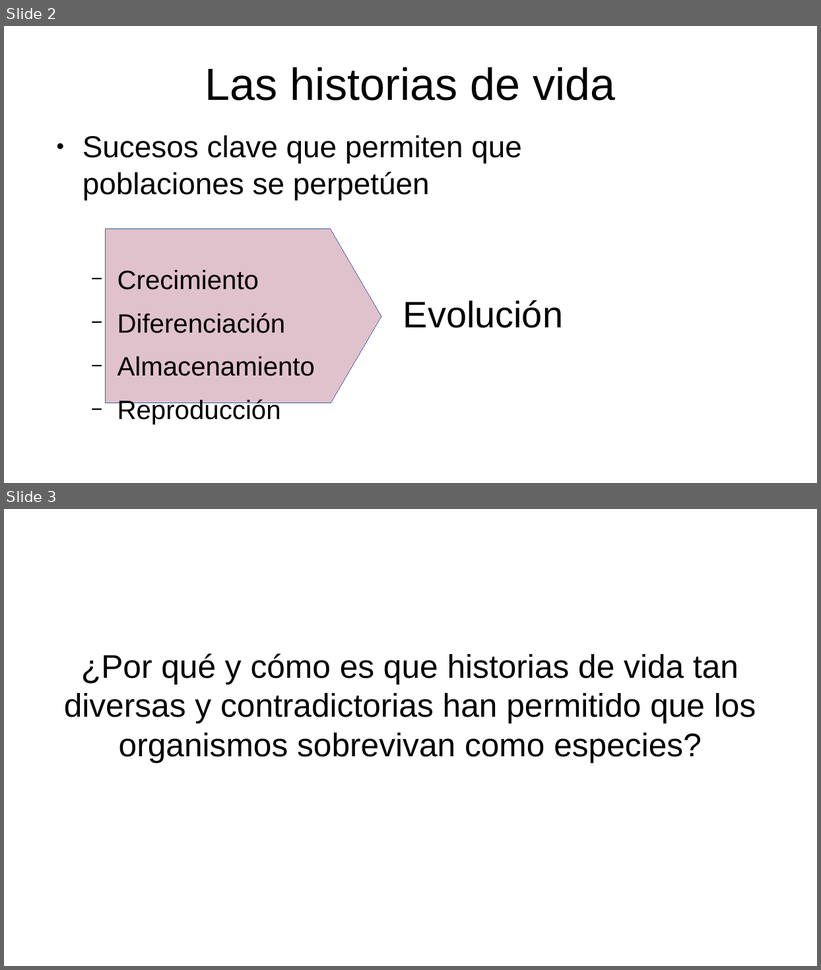
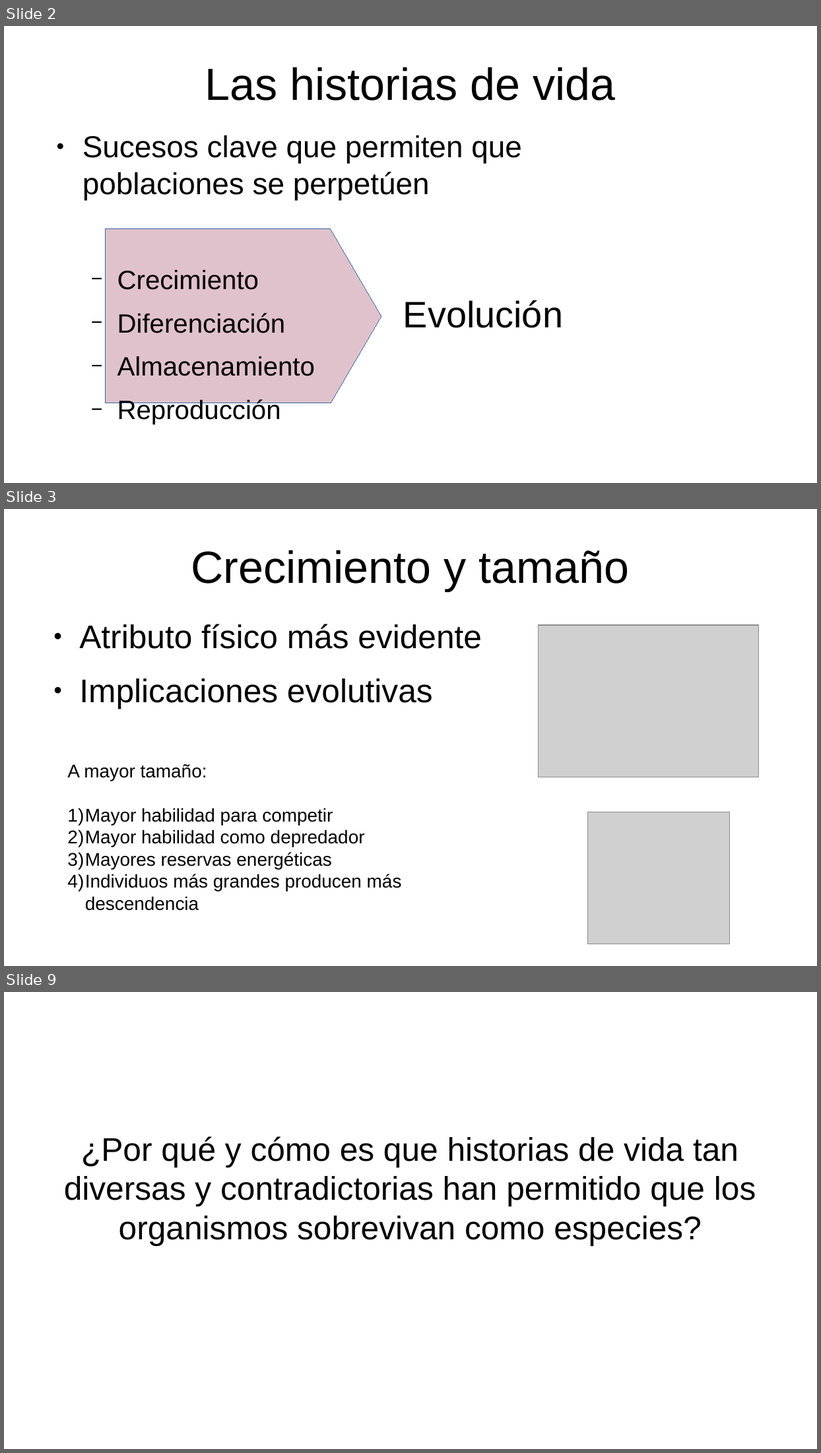
Before and after one commit to gerardommc/Ecologia-poblaciones, a slide deck: Unidad-3/Componentes-historia.odp. Shown one above the other, each under a label of ours: slides 2 and 3 before the commit, slides 2, 3 and 9 after it; the slides between them are not shown. The pictures are 821x970 and 821x1453 pixels, drawn with LibreOffice and Linux fonts; fonts in the diff are those of the drawing; grey boxes stand for pictures. Boxes give left, top, right and bottom in pixels: in the first picture for what was removed or moved away, otherwise in the second. Text is boxed around its words. In the diff, an @@ line names an element or a change of style, - is before the commit and + after.

```diff
--- a/Unidad-3/Componentes-historia.odp
+++ b/Unidad-3/Componentes-historia.odp
@@ slide 3 added at box(4, 509, 817, 966), background #FFFFFF @@
@@ title added at box(191, 550, 630, 591), 44 pt, text #000000 @@
+Crecimiento y tamaño
@@ text added at box(79, 624, 482, 708), 32 pt, text #000000 @@
+● Atributo físico más evidente
+● Implicaciones evolutivas
@@ picture added at box(539, 625, 760, 777) @@
@@ text added at box(67, 764, 402, 911), 18 pt, text #000000 @@
+A mayor tamaño:
+1) Mayor habilidad para competir
+2) Mayor habilidad como depredador
+3) Mayores reservas energéticas
+4) Individuos más grandes producen más descendencia
@@ picture added at box(587, 812, 730, 945) @@
@@ what was slide 3 is now slide 9 @@
```
Also in this commit, not shown: 5 other slides added, 7 other files.
